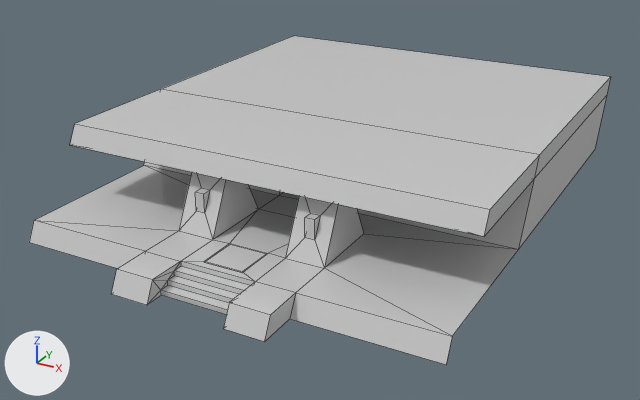
One commit to the FBX model Assets/Meshes/stage.fbx: the scene before it, then after it.
Rendered twice from a camera (50 mm lens) standing at (20.6, -29.6, 18.6) and looking at (-0.4, 8.7, -0.6). The lights are fixed; the arrows at lower left show +X, +Y and +Z. Mesh edges are drawn as thin lines. Where no turn or scale is listed for an object, it has been applied to the vertices.

In view in the first picture: 'temple'.
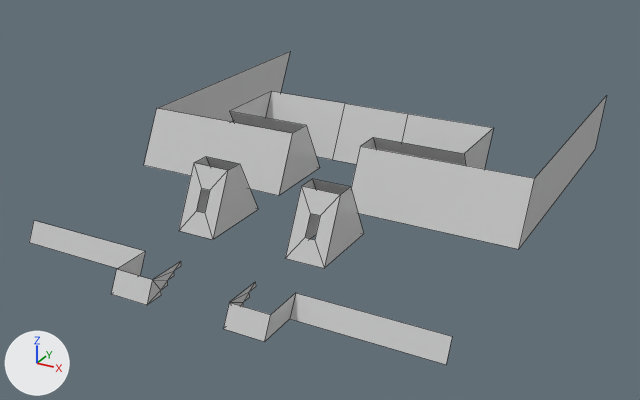
Patch to the scene script:
```diff
--- a/Assets/Meshes/stage.fbx.py
+++ b/Assets/Meshes/stage.fbx.py
@@ me_mesh @@
 # used by ob_temple; location = (0.0, 0.0, 0.0)
-me_mesh.from_pydata(...)  # 108 vertices, 114 faces; spans x -11.0..11.0, y -4.0..24.0, z -1.0..4.0
+me_mesh.from_pydata(...)  # 84 vertices, 49 faces; spans x -11.0..11.0, y -4.0..23.5, z -1.0..3.0
+# me_mesh part 1
+# 24 vertices are removed from x -11.0..11.0, y -1.0..24.0, z 0.0..4.0
+# 65 faces are deleted
 me_mesh.materials.append(mat_temple)
```

Boxes [x1, y1, x2, y2] around the edits, measured in the pictures (640 x 400 px):
'temple', reshaped: before [29, 36, 611, 365]; after [29, 51, 607, 365]
part 1 of me_mesh, deleted: before [34, 36, 611, 336]
